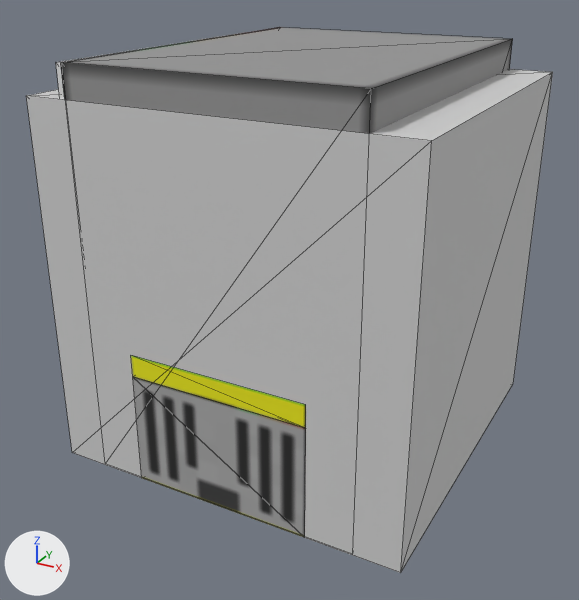
An edit to the OBJ model src/main/resources/assets/eln/model/transformator/transformatorCase.obj, drawn before and after from the same camera.
Before and after are seen from a 50 mm lens placed at (0.972, -1.889, 0.819), pointed at (-0.025, -0.078, -0.087). Arrows for +X, +Y and +Z are at lower left; the lights stay in place. Mesh edges are drawn as thin lines. Where no turn or scale is listed for an object, it has been applied to the vertices.

The first picture shows 'Case', 'Door', 'Minecraft_Block_Cube', 'main'.
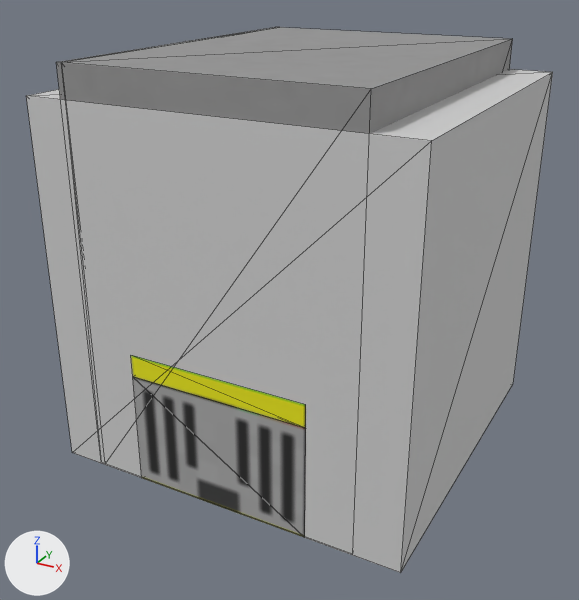
The change, as JSON lines over the scene's bpy script:
```json
{"op": "remove", "block": "mat_none", "code": "mat_none.base_color = (0.8, 0.8, 0.8)  # white #e7e7e7"}
{"op": "add", "block": "mat_none", "code": "mat_none.texture = img_transformatorcase_png"}
{"block": "me_case", "where": "me_case.from_pydata(...)  # 28 vertices, 36 faces; spans x -0.378..0.378, y -0.5..0.5, z -0.5..0.583"}
{"block": "me_case", "where": "# used by ob_case; location = (0.0, 0.0, 0.0)"}
{"block": "me_case", "change": "me_case part 1: texture (UV) coordinates of 26 of 36 faces, centred in x -0.378..0.378, y -0.499..0.499, z -0.495..0.583, changed; they spanned u 0.0..0.12, v 0.88..1.0 and now span u 0.01..0.98, v 0.32..0.99"}
{"op": "add", "block": "me_doorr", "code": ["me_doorr = bpy.data.meshes.new('DoorR')", "me_doorr.from_pydata(...)  # a box spanning x -0.393..-0.378, y -0.499..0.0, z -0.498..0.583", "me_doorr.materials.append(mat_none)  # picture img_transformatorcase_png"]}
{"op": "remove", "block": "ob_door", "code": ["ob_door = bpy.data.objects.new('Door', me_door)", "ob_door.location = (0.0, 0.0, 0.0)"]}
{"op": "add", "block": "ob_doorr", "code": ["ob_doorr = bpy.data.objects.new('DoorR', me_doorr)", "ob_doorr.location = (0.0, 0.0, 0.0)"]}
```

Location of each change, (x1, y1, x2, y2) in pixels of the pictures (579 x 600 px):
```json
{"object": "DoorR", "change": "added", "after": [56, 41, 188, 100]}
{"object": "Door", "change": "deleted", "before": [56, 33, 241, 99], "faces in mat_none (white #e7e7e7)": [56, 33, 241, 99]}
{"object": "DoorL", "change": "now drawn", "after": [188, 27, 278, 42]}
{"part": 1, "of": "me_case", "change": "surface changed", "before": [61, 27, 513, 134], "after": [61, 27, 513, 134]}
```
